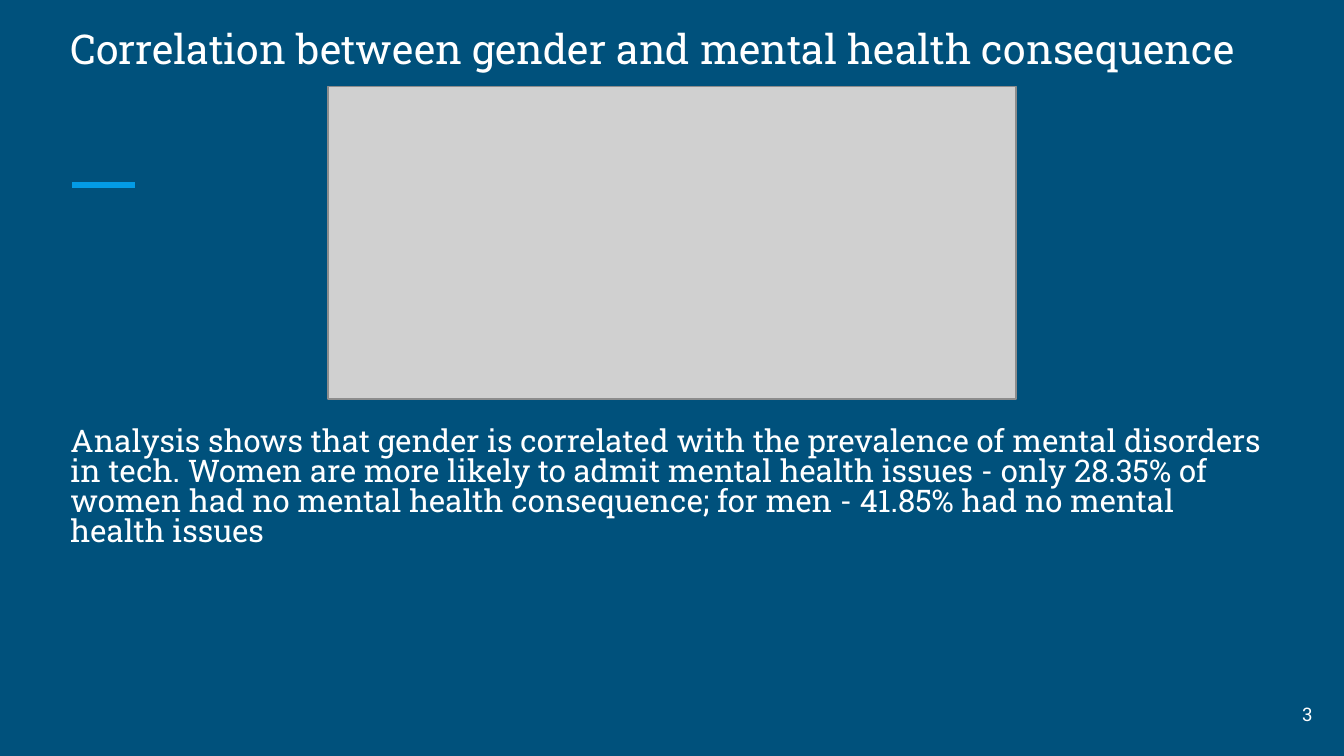
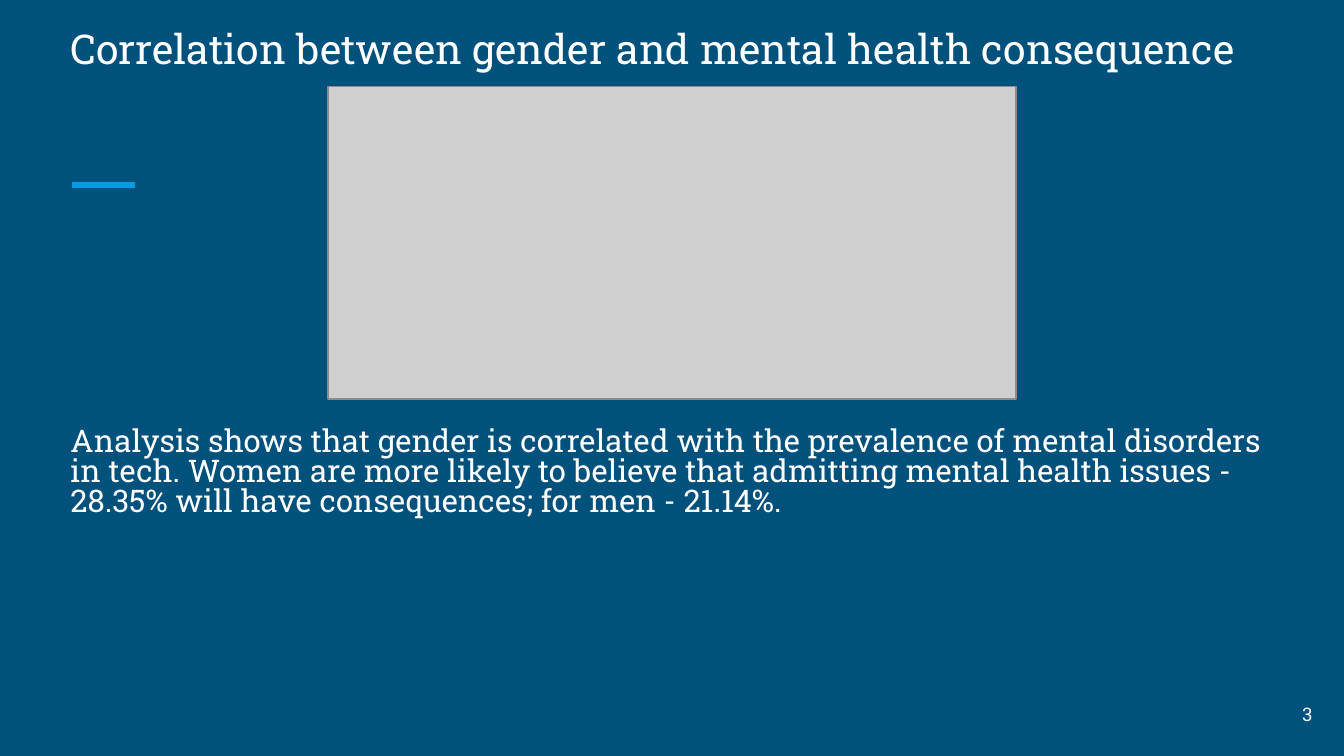
Before and after one commit to devorahzweig/Mental-Health-in-Tech, a slide deck: slide 3 of Presentation.pptx. Drawn at 1344x756 pixels with LibreOffice and Linux fonts; fonts in the diff are those of the drawing; grey boxes stand for pictures. Boxes give left, top, right and bottom in pixels: in the first picture for what was removed or moved away, otherwise in the second. Text is boxed around its words. In the diff, an @@ line names an element or a change of style, - is before the commit and + after.

```diff
--- a/Presentation.pptx
+++ b/Presentation.pptx
@@ text at (70,428,1261,519): text changed @@
-Analysis shows that gender is correlated with the prevalence of mental disorders in tech. Women are more likely to admit mental health issues - only 28.35% of women had no mental health consequence; for men - 41.85% had no mental health issues
+Analysis shows that gender is correlated with the prevalence of mental disorders in tech. Women are more likely to believe that admitting mental health issues - 28.35% will have consequences; for men - 21.14%.
```
Also in this commit, not shown: 5 other slides changed, 1 slide added.
